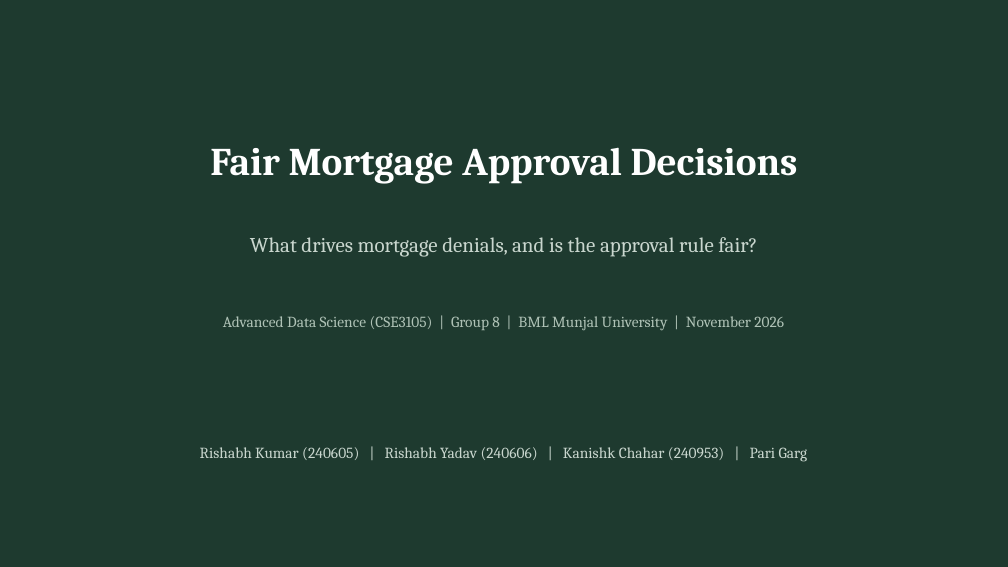
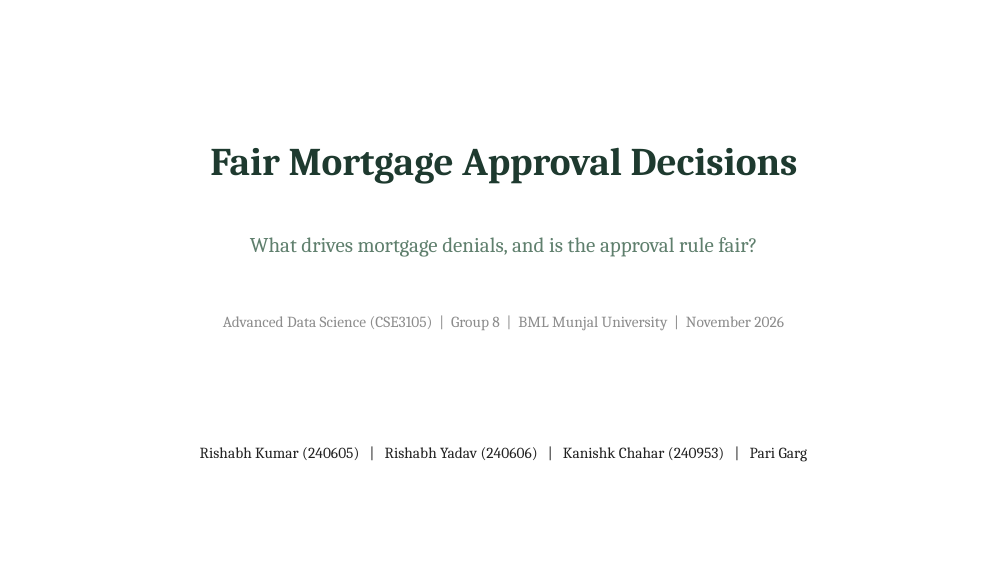
Before and after one commit to Rishhhhub/fair-mortgage-approval, a slide deck: slide 1 of deliverables/Group_8_Fair_Mortgage_Approval_Decisions_Presentation.pptx. Drawn at 1008x567 pixels with LibreOffice and Linux fonts; fonts in the diff are those of the drawing. Boxes give left, top, right and bottom in pixels: in the first picture for what was removed or moved away, otherwise in the second. Text is boxed around its words. In the diff, an @@ line names an element or a change of style, - is before the commit and + after.

```diff
--- a/deliverables/Group_8_Fair_Mortgage_Approval_Decisions_Presentation.pptx
+++ b/deliverables/Group_8_Fair_Mortgage_Approval_Decisions_Presentation.pptx
@@ background #1E3A2F to #FFFFFF @@
@@ text "Fair Mortgage Approval Decisions" at (210, 147, 798, 184): text colour #FFFFFF to #1E3A2F @@
@@ text "What drives mortgage denials, and ..." at (250, 237, 757, 257): text colour #C9D6CE to #5F7F6D @@
@@ text "Advanced Data Science (CSE3105) | ..." at (223, 316, 784, 330): text colour #AFC2B6 to #8C8C8C @@
@@ text "Rishabh Kumar (240605) | Rishabh ..." at (200, 447, 808, 462): text colour #C9D6CE to #222222 @@
```
Also in this commit, not shown: 1 other file.
